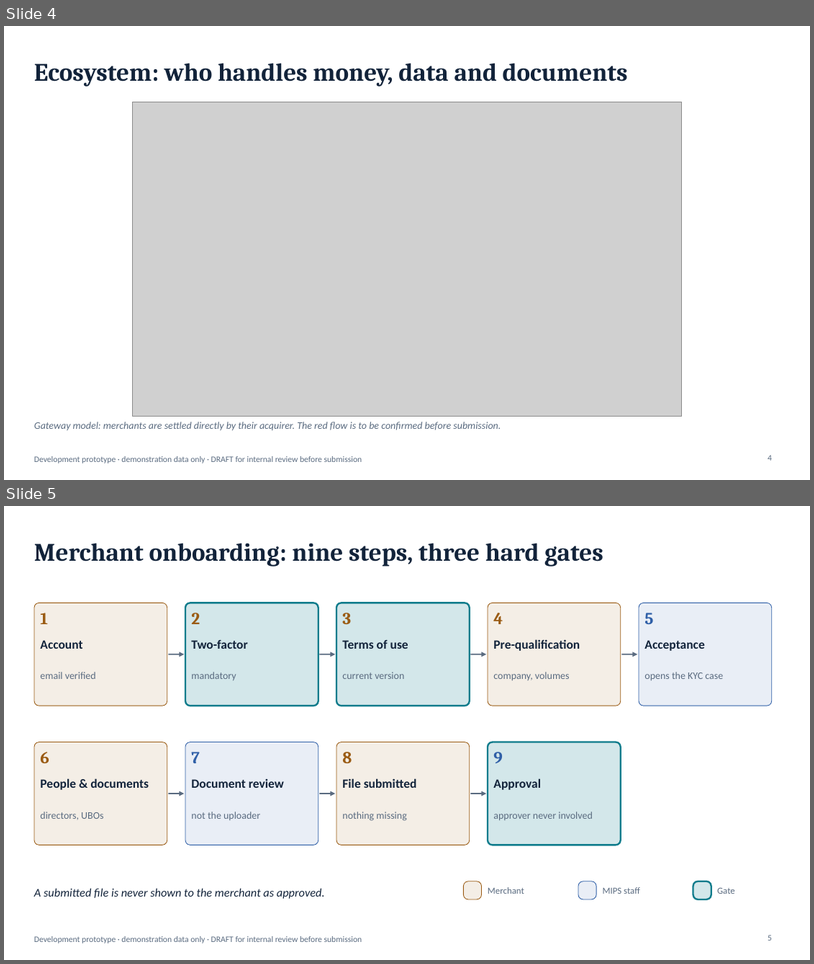
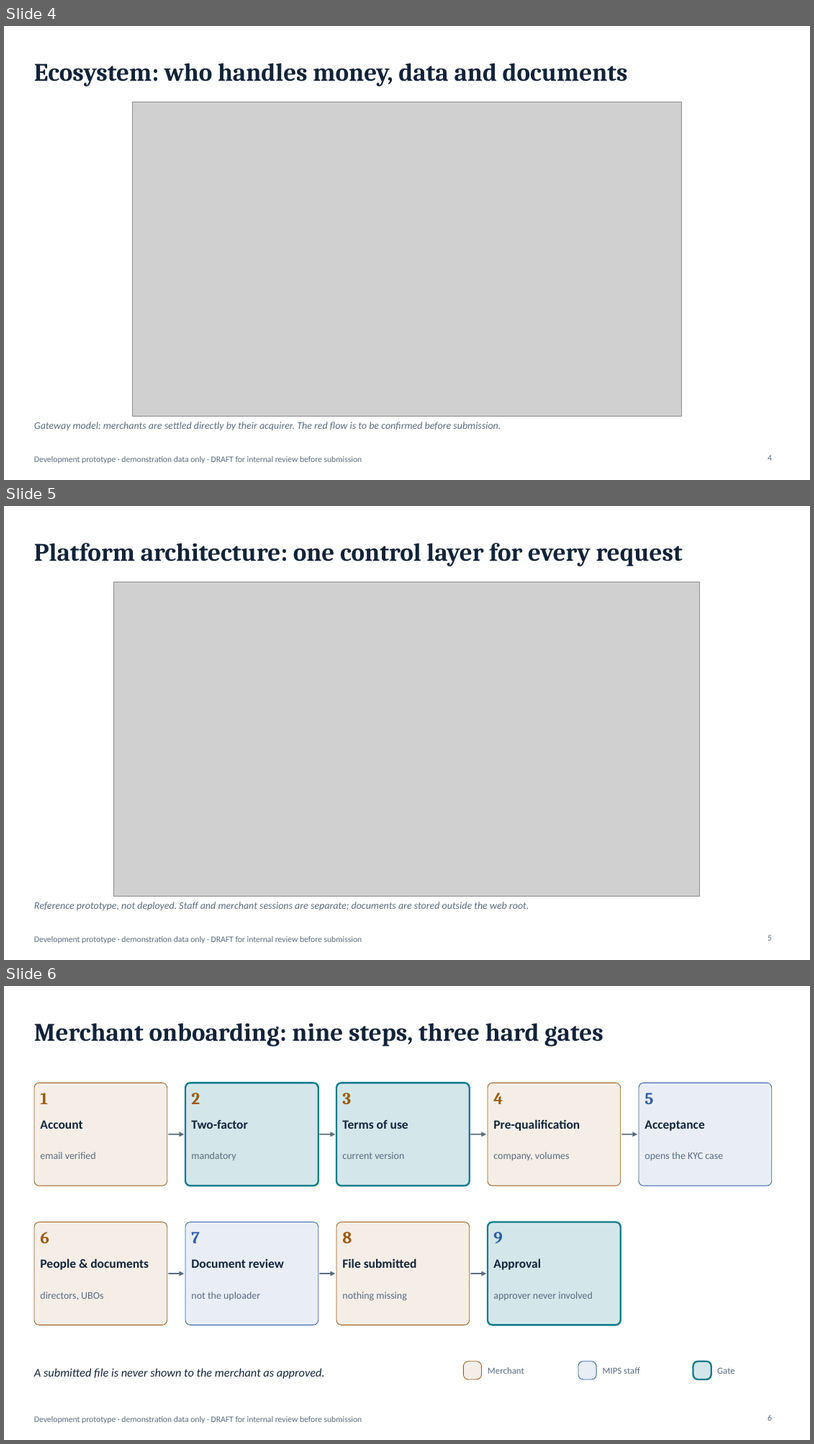
Before and after one commit to fmassonmips/mips-platform, a slide deck: outputs/recap/MIPS-platform-BoM-EN-DRAFT.pptx. Shown one above the other, each under a label of ours: slides 4 and 5 before the commit, slides 4, 5 and 6 after it. The pictures are 814x964 and 814x1444 pixels, drawn with LibreOffice and Linux fonts; fonts in the diff are those of the drawing; grey boxes stand for pictures. Boxes give left, top, right and bottom in pixels: in the first picture for what was removed or moved away, otherwise in the second. Text is boxed around its words. In the diff, an @@ line names an element or a change of style, - is before the commit and + after.

```diff
--- a/outputs/recap/MIPS-platform-BoM-EN-DRAFT.pptx
+++ b/outputs/recap/MIPS-platform-BoM-EN-DRAFT.pptx
@@ slide 5 added at (4, 506, 810, 960), background #FFFFFF; not listed: 1 template element that a slide beside it also shows @@
@@ title added at (34, 543, 683, 566), 30 pt, text #12233A, bold @@
+Platform architecture: one control layer for every request
@@ picture added at (114, 582, 700, 896) @@
@@ text added at (34, 901, 529, 911), 12 pt, text #5A6B80, italic @@
+Reference prototype, not deployed. Staff and merchant sessions are separate; documents are stored outside the web root.
@@ page number added at (768, 934, 772, 940), 10 pt, text #5A6B80 @@
+5
@@ what was slide 5 is now slide 6 @@
@@ page number at (768, 1414, 772, 1420): text changed @@
-5
+6
```
Also in this commit, not shown: 2 other files.
